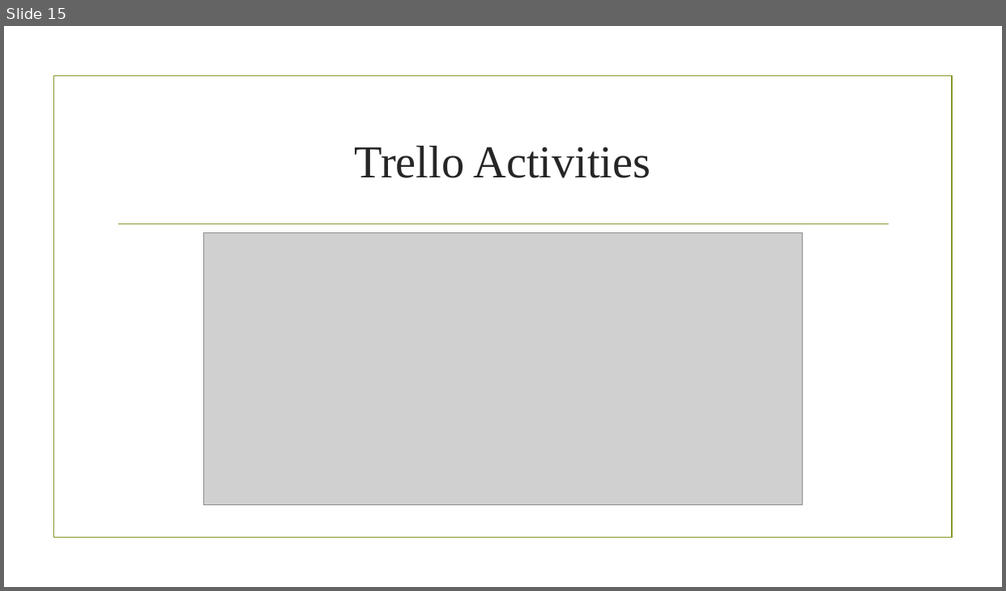
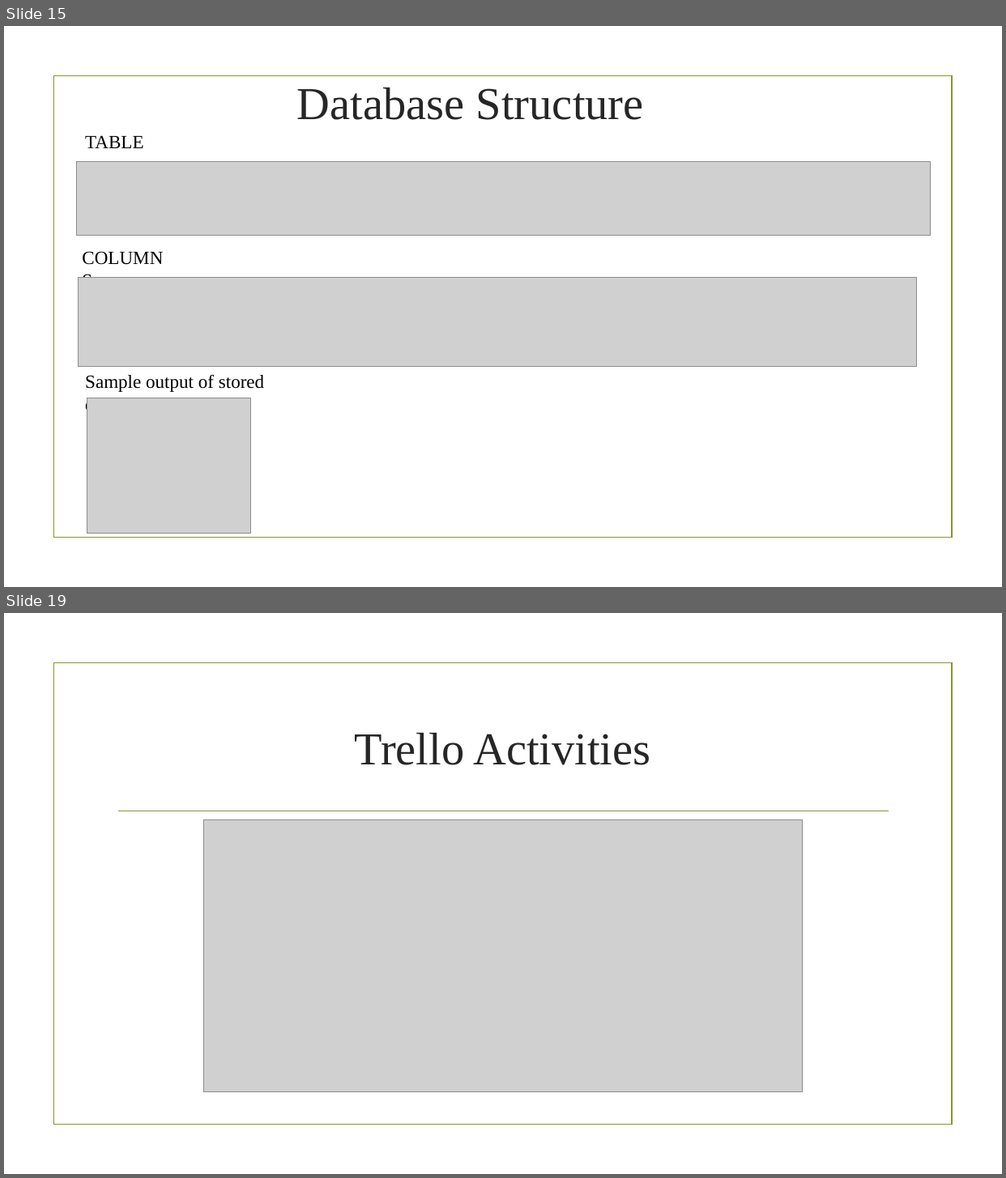
Before and after one commit to ganpat-university/ict-gnu-adprojects-2017-hangman, a slide deck: Hangman.pptx. Shown one above the other, each under a label of ours: slide 15 before the commit, slides 15 and 19 after it; the slides between them are not shown. The pictures are 1006x591 and 1006x1178 pixels, drawn with LibreOffice and Linux fonts; fonts in the diff are those of the drawing; grey boxes stand for pictures; background and template pictures are left out. Boxes give left, top, right and bottom in pixels: in the first picture for what was removed or moved away, otherwise in the second. Text is boxed around its words. In the diff, an @@ line names an element or a change of style, - is before the commit and + after.

```diff
--- a/Hangman.pptx
+++ b/Hangman.pptx
@@ slide 15 added at bbox=[4, 26, 1002, 587], background picture (left out); not listed: 1 template element that a slide beside it also shows @@
@@ text added at bbox=[297, 88, 644, 120], 44 pt, text #262626 @@
+Database Structure
@@ text added at bbox=[85, 135, 144, 148], 18 pt, text #000000 @@
+TABLE
@@ picture added at bbox=[77, 161, 931, 236] @@
@@ text added at bbox=[75, 242, 180, 272], 18 pt, text #000000 @@
+COLUMNS
@@ picture added at bbox=[78, 278, 917, 367] @@
@@ text added at bbox=[85, 374, 264, 416], 18 pt, text #000000 @@
+Sample output of stored database
@@ picture added at bbox=[87, 399, 250, 535] @@
@@ what was slide 15 is now slide 19 @@
```
Also in this commit, not shown: 12 slides changed, 7 other slides added, 2 slides removed, 1 other file.
